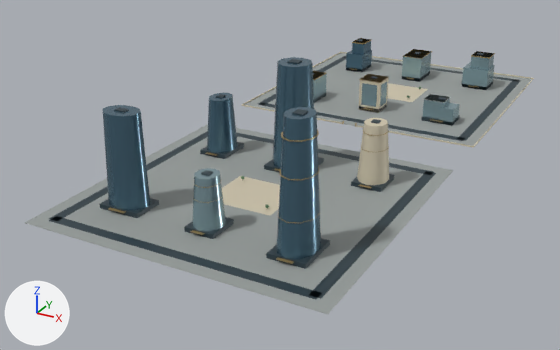
One commit to the glTF model web/public/assets/3d/ampliworld/GC-CITY-2030/GC-TILE-11-12.glb: the scene before it, then after it.
Rendered twice from a 50 mm camera at (1182.0, 2134.0, 358.0) aimed at (748.0, 2924.0, -37.0). The axes (+X, +Y, +Z) are drawn at lower left. The lights are the same throughout. The older version comes first. Where no turn or scale is listed for an object, it has been applied to the vertices. Vertices at exactly the same position are counted once.

Script lines for the objects in view, before the commit:
```python
ob_gc_tile_11_12_blue = bpy.data.objects.new('GC-TILE-11-12-blue', me_mesh_6)
ob_gc_tile_11_12_blue.location = (0.0, 0.0, 0.0)
ob_gc_tile_11_12_dark = bpy.data.objects.new('GC-TILE-11-12-dark', me_mesh_1)
ob_gc_tile_11_12_dark.location = (0.0, 0.0, 0.0)
ob_gc_tile_11_12_glass = bpy.data.objects.new('GC-TILE-11-12-glass', me_mesh_7)
ob_gc_tile_11_12_glass.location = (0.0, 0.0, 0.0)
ob_gc_tile_11_12_gold = bpy.data.objects.new('GC-TILE-11-12-gold', me_mesh_5)
ob_gc_tile_11_12_gold.location = (0.0, 0.0, 0.0)
ob_gc_tile_11_12_ivory = bpy.data.objects.new('GC-TILE-11-12-ivory', me_mesh_2)
ob_gc_tile_11_12_ivory.location = (0.0, 0.0, 0.0)
ob_gc_tile_11_12_paving = bpy.data.objects.new('GC-TILE-11-12-paving', me_mesh_0)
ob_gc_tile_11_12_paving.location = (0.0, 0.0, 0.0)
ob_gc_tile_11_12_white = bpy.data.objects.new('GC-TILE-11-12-white', me_mesh_8)
ob_gc_tile_11_12_white.location = (0.0, 0.0, 0.0)
```
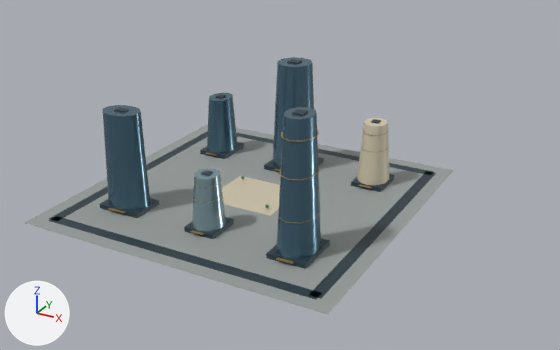
Where the change shows, as pixel boxes [x1, y1, x2, y2] in the pictures (560 x 350 px):
'GC-TILE-11-12-paving', reshaped (15% narrower, 27% shorter): before [25, 53, 532, 314]; after [25, 124, 454, 314]
'GC-TILE-11-12-blue', reshaped (19% narrower, 9% shorter): before [102, 38, 372, 259]; after [102, 57, 321, 259]
'GC-TILE-11-12-dark', reshaped (18% narrower, 8% shorter): before [49, 39, 521, 299]; after [49, 59, 436, 299]
'GC-TILE-11-12-ivory', reshaped (46% narrower, 40% shorter): before [222, 52, 534, 216]; after [222, 118, 389, 216]
'GC-TILE-11-12-glass', reshaped (88% narrower, 65% shorter): before [192, 49, 495, 232]; after [192, 168, 226, 232]
'GC-TILE-11-12-gold', reshaped: before [109, 38, 495, 264]; after [109, 130, 389, 264]
'GC-TILE-11-12-white', deleted: before [424, 94, 450, 103]
part 1 of me_mesh_0, deleted: before [245, 53, 532, 148]
part 2 of me_mesh_1, deleted: before [258, 39, 521, 141]
part 3 of me_mesh_2, deleted: before [242, 52, 534, 147]
part 4 of me_mesh_6, deleted (blue): before [346, 50, 372, 71]
part 5 of me_mesh_6, deleted: before [352, 38, 371, 54]
part 6 of me_mesh_5, deleted: before [313, 38, 495, 127]
part 7 of me_mesh_7, deleted: before [313, 49, 495, 126]

Diff of the bpy script that builds the scene:
```diff
--- a/web/public/assets/3d/ampliworld/GC-CITY-2030/GC-TILE-11-12.glb.py
+++ b/web/public/assets/3d/ampliworld/GC-CITY-2030/GC-TILE-11-12.glb.py
@@ me_mesh_0 @@
 # used by ob_gc_tile_11_12_paving; location = (0.0, 0.0, 0.0)
-me_mesh_0.from_pydata(...)  # 16 vertices, 24 faces; spans x 621.0..959.0, y 2621.0..3379.0, z 0.0
+me_mesh_0.from_pydata(...)  # 8 vertices, 12 faces; spans x 621.0..959.0, y 2621.0..2959.0, z 0.0
+# me_mesh_0 part 1: the loose piece of 8 vertices spanning x 621.0..959.0, y 3041.0..3379.0, z 0.0 is deleted
 me_mesh_0.materials.append(mat_paving)
@@ me_mesh_1 @@
 # used by ob_gc_tile_11_12_dark; location = (0.0, 0.0, 0.0)
-me_mesh_1.from_pydata(...)  # 256 vertices, 384 faces; spans x 636.0..944.0, y 2636.0..3364.0, z 0.0..138.0
+me_mesh_1.from_pydata(...)  # 128 vertices, 192 faces; spans x 636.0..944.0, y 2636.0..2944.0, z 0.0..138.0
+# me_mesh_1 part 2: 16 loose pieces with 128 vertices, spanning x 636.0..944.0, y 3056.0..3364.0, z 0.0..51.0, are deleted
 me_mesh_1.materials.append(mat_dark)
@@ me_mesh_2 @@
 # used by ob_gc_tile_11_12_ivory; location = (0.0, 0.0, 0.0)
-me_mesh_2.from_pydata(...)  # 86 vertices, 136 faces; spans x 620.0..960.0, y 2754.0..3380.0, z 0.0..72.0
+me_mesh_2.from_pydata(...)  # 30 vertices, 52 faces; spans x 750.0..907.0, y 2754.0..2902.0, z 0.0..72.0
+# me_mesh_2 part 3: 7 loose pieces with 56 vertices, spanning x 620.0..960.0, y 3040.0..3380.0, z 0.0..45.0, are deleted
 me_mesh_2.materials.append(mat_ivory)
@@ me_mesh_5 @@
 # used by ob_gc_tile_11_12_gold; location = (0.0, 0.0, 0.0)
-me_mesh_5.from_pydata(...)  # 548 vertices, 948 faces; spans x 668.0..908.0, y 2673.0..3327.0, z 0.0..118.0
+me_mesh_5.from_pydata(...)  # 444 vertices, 792 faces; spans x 668.0..908.0, y 2673.0..2906.0, z 4.0..118.0
+# me_mesh_5 part 6: 13 loose pieces with 104 vertices, spanning x 673.0..908.0, y 3040.0..3327.0, z 0.0..49.0, are deleted
 me_mesh_5.materials.append(mat_gold)
@@ me_mesh_6 @@
 # used by ob_gc_tile_11_12_blue; location = (0.0, 0.0, 0.0)
-me_mesh_6.from_pydata(...)  # 104 vertices, 184 faces; spans x 667.0..909.0, y 2677.0..3322.0, z 0.0..137.0
+me_mesh_6.from_pydata(...)  # 88 vertices, 160 faces; spans x 667.0..909.0, y 2677.0..2908.0, z 5.0..137.0
+# me_mesh_6 part 4: the loose piece of 8 vertices spanning x 676.0..704.0, y 3282.0..3322.0, z 0.0..29.0 is deleted
+# me_mesh_6 part 5: the loose piece of 8 vertices spanning x 682.0..703.0, y 3289.0..3320.0, z 29.0..47.0 is deleted
 me_mesh_6.materials.append(mat_blue)
@@ me_mesh_7 @@
 # used by ob_gc_tile_11_12_glass; location = (0.0, 0.0, 0.0)
-me_mesh_7.from_pydata(...)  # 166 vertices, 256 faces; spans x 673.0..912.0, y 2683.0..3327.0, z 0.0..59.0
+me_mesh_7.from_pydata(...)  # 22 vertices, 40 faces; spans x 774.0..806.0, y 2683.0..2721.0, z 5.0..59.0
+# me_mesh_7 part 7: 18 loose pieces with 144 vertices, spanning x 673.0..912.0, y 3102.0..3327.0, z 0.0..49.0, are deleted
 me_mesh_7.materials.append(mat_glass)
@@ ob_gc_tile_11_12_white @@
-ob_gc_tile_11_12_white = bpy.data.objects.new('GC-TILE-11-12-white', me_mesh_8)
-ob_gc_tile_11_12_white.location = (0.0, 0.0, 0.0)
```
